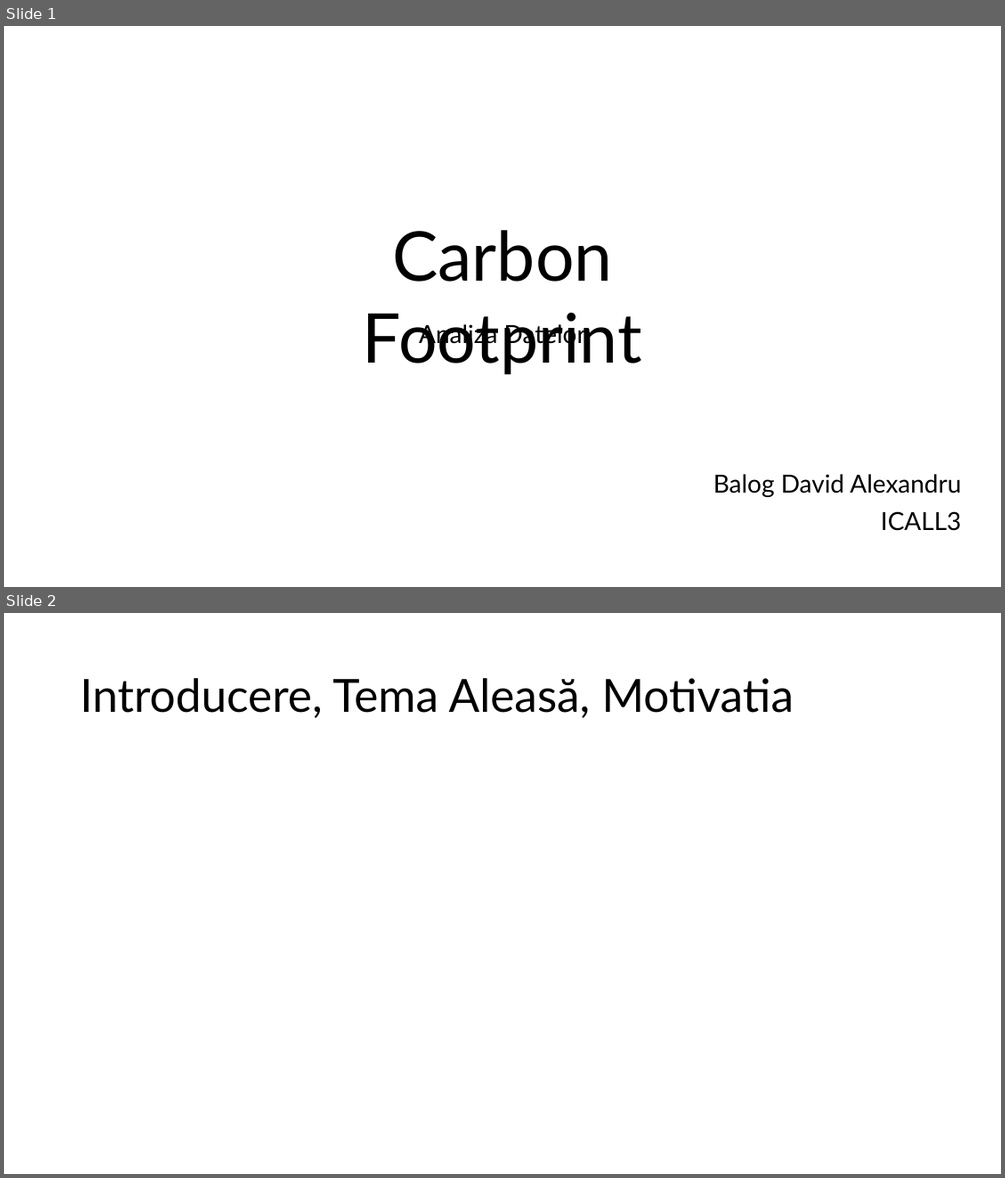
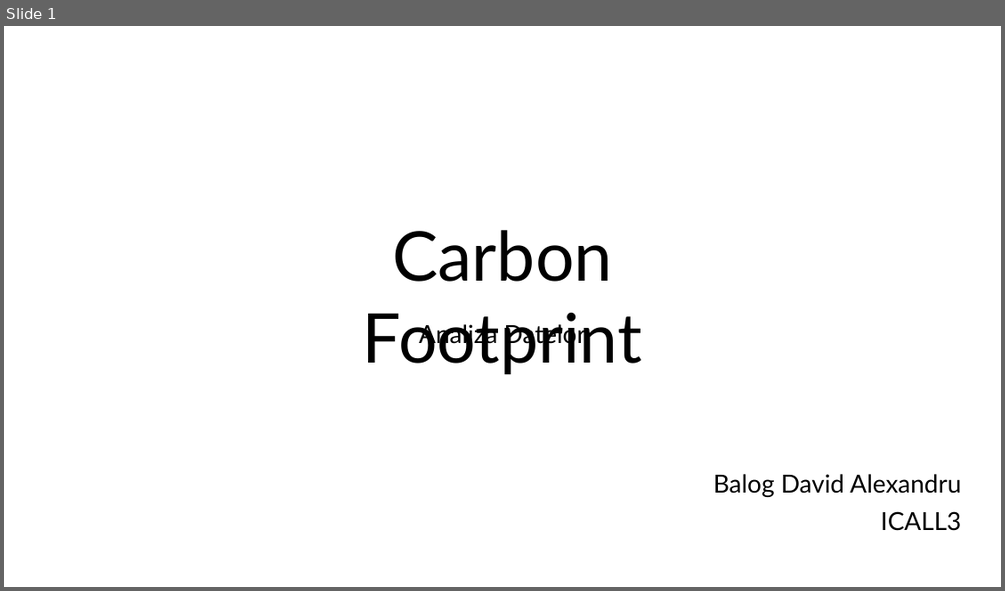
Before and after one commit to BalogDavid/ProiectAnalizaDate, a slide deck: Prezentare Analiza Datelor-Balog David Alexandru.pptx. Shown one above the other, each under a label of ours: slides 1 and 2 before the commit, slide 1 after it. The pictures are 1005x1178 and 1005x591 pixels, drawn with LibreOffice and Linux fonts; fonts in the diff are those of the drawing. Boxes give left, top, right and bottom in pixels: in the first picture for what was removed or moved away, otherwise in the second. Text is boxed around its words. In the diff, an @@ line names an element or a change of style, - is before the commit and + after.

```diff
--- a/Prezentare Analiza Datelor-Balog David Alexandru.pptx
+++ b/Prezentare Analiza Datelor-Balog David Alexandru.pptx
@@ slide 2 removed at [4,613,1001,1174], background #FFFFFF @@
@@ title removed at [80,678,794,718] @@
-Introducere, Tema Aleasă, Motivatia
```
Also in this commit, not shown: 2 slides changed, 3 slides added, 2 other slides removed, 1 other file.
